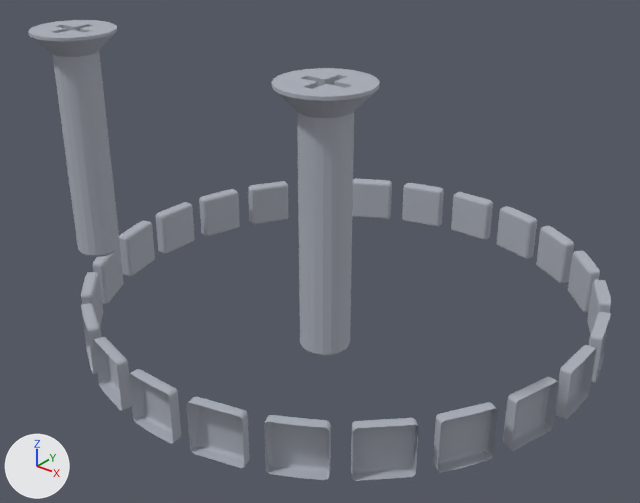
One commit to the OBJ model resources/meshes/solo_upper_leg/solo_upper_leg_4.obj: the scene before it, then after it.
Camera for both pictures: a camera (50 mm lens) standing at (0.0385, -0.0051, 0.044) and looking at (0.0001, 0.0429, 0.0142). The axes (+X, +Y, +Z) are drawn at lower left. The lights are the same throughout. Where no turn or scale is listed for an object, it has been applied to the vertices.

The older version as bpy lines, for what is in view:
```python
me_solo_upper_leg_4 = bpy.data.meshes.new('solo_upper_leg_4')
me_solo_upper_leg_4.from_pydata(...)  # 3162 vertices, 5734 faces; spans x -0.0207..0.0207, y 0.0255..0.0669, z 0.0072..0.0318
me_solo_upper_leg_4.materials.append(mat_material_0)  # grey #aaafb9
ob_solo_upper_leg_4 = bpy.data.objects.new('solo_upper_leg_4', me_solo_upper_leg_4)
ob_solo_upper_leg_4.location = (0.0, 0.0, 0.0)
```
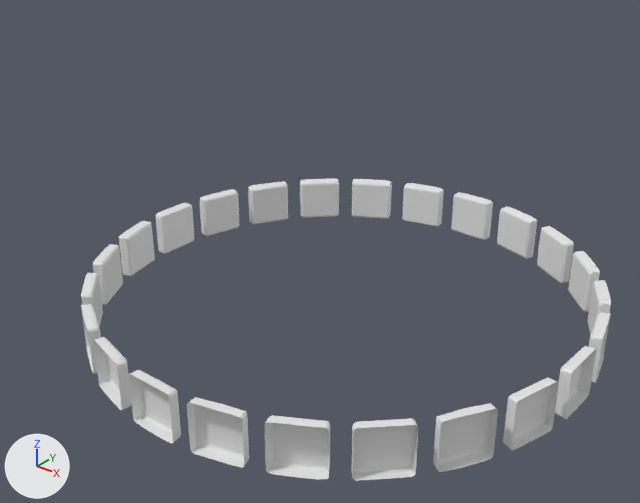
What differs and where, as boxes (x1, y1, x2, y2) in the pictures (640 x 503 px):
'solo_upper_leg_4', reshaped (9% narrower, 34% shorter): before (28, 20, 611, 481); after (81, 178, 611, 481)
part 1 of me_solo_upper_leg_4, deleted: before (272, 68, 380, 356)
part 2 of me_solo_upper_leg_4, deleted: before (28, 20, 120, 257)
part 3 of me_solo_upper_leg_4, cut back: before (81, 179, 611, 481); after (81, 178, 611, 481)
part 4 of me_solo_upper_leg_4, recoloured: (81, 179, 611, 481) in both

What the commit changed:
me_solo_upper_leg_4 is used by ob_solo_upper_leg_4; location (0.0, 0.0, 0.0).
me_solo_upper_leg_4 had 3162 vertices, 5734 faces and spanned x -0.0207..0.0207, y 0.0255..0.0669, z 0.0072..0.0318.
me_solo_upper_leg_4 now has 1436 vertices, 2290 faces and spans x -0.0207..0.0207, y 0.0255..0.0669, z 0.0072..0.0112.
me_solo_upper_leg_4 part 1: the loose piece of 159 vertices spanning x 0.0077..0.0133, y 0.0277..0.0332, z 0.0158..0.0318 is deleted.
me_solo_upper_leg_4 part 2: the loose piece of 159 vertices spanning x -0.0133..-0.0077, y 0.0277..0.0332, z 0.0158..0.0318 is deleted.
me_solo_upper_leg_4 part 3: 253 vertices moved within x -0.0207..0.0207, y 0.0255..0.0669, z 0.0072..0.0112; 1872 vertices removed from x -0.0207..0.0207, y 0.0255..0.0669, z 0.0072..0.0112; 464 vertices added at x -0.0207..0.0207, y 0.0255..0.0669, z 0.0072..0.0112.
me_solo_upper_leg_4 part 4: 314 faces spanning x -0.0207..0.0207, y 0.0256..0.0669, z 0.0072..0.0112 switch from mat_material_0 (grey #aaafb9) to no material.
